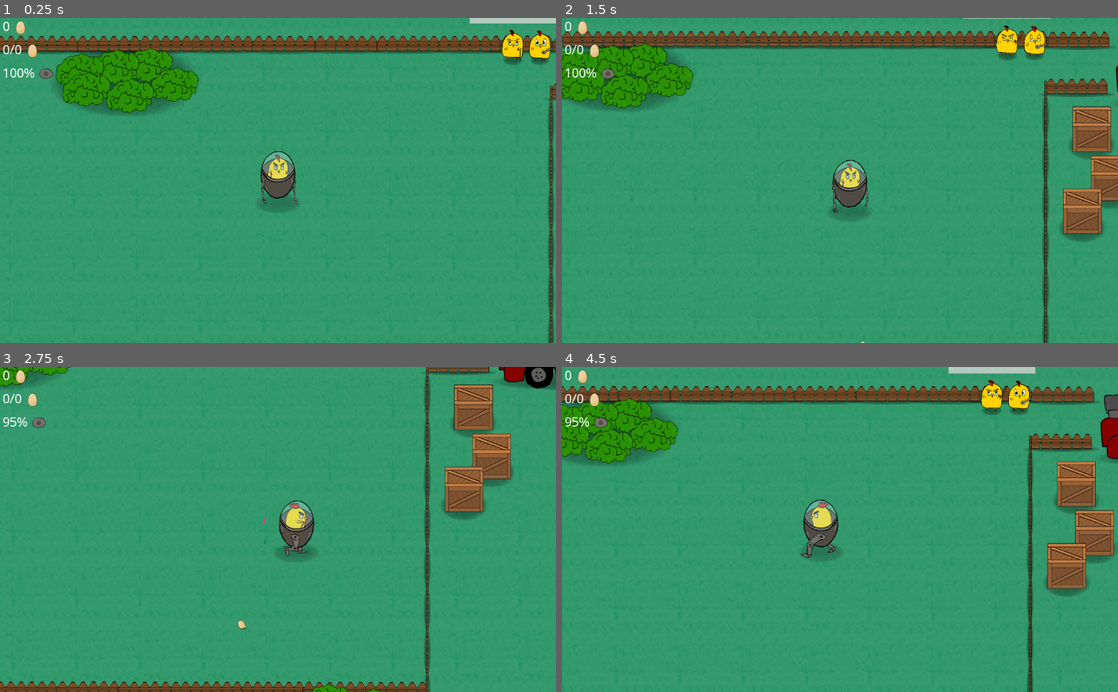
Above: before the commit, frames 1-4 (two rows, left to right).
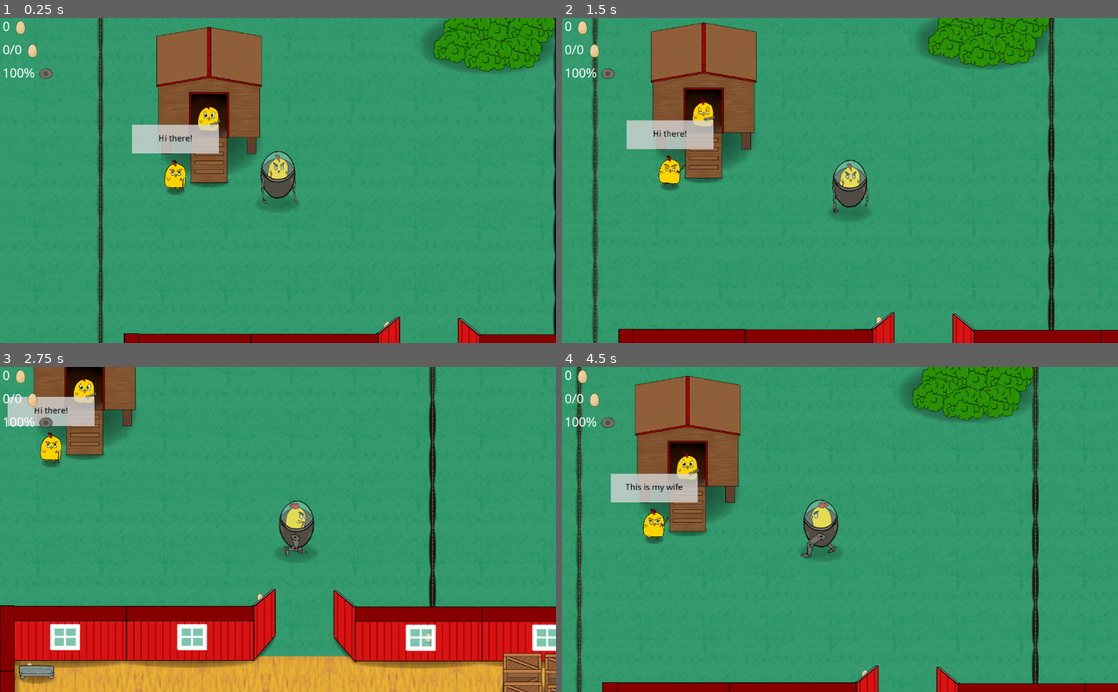
Above: after the commit, the same moments.

Repository: CiaranWoodward/LD46
Game: Godot game, scene res://Levels/FarmLevel.tscn
Two runs of this game, one before a commit and one after it. Both use one fixed random seed, a clock stepped at 60 frames per second and the inputs below. The engine's default icon, where the game draws it, is replaced by a stand-in: a white triangle on a blue panel in a dark square. Sound files missing from this copy of the repository are replaced by a short silence.
Inputs (mouse positions are in pixels of both pictures, inside the frame that each line leads up to):
- Up to frame 1 (0.25 s): no input
- Up to frame 2 (1.5 s): tap Enter (ui_accept) at 0.5, 0.77 s; move the mouse to (962, 164) at 0.52 s; hold Right (player_right) 0.53-1.28 s; tap E (interact) at 0.6 s; click (962, 164) at 0.67 s; move the mouse to (728, 196) at 1.27 s; hold S (player_down) from 1.28 s (still down); click (728, 196) at 1.35 s
- Up to frame 3 (2.75 s): tap Enter (ui_accept) at 1.52 s; move the mouse to (333, 458) at 2.02 s; release S (player_down) at 2.03 s; hold Right (player_right) from 2.03 s (still down); right-click (333, 458) at 2.1 s
- Up to frame 4 (4.5 s): move the mouse to (812, 594) at 2.77 s; release Right (player_right) at 2.78 s; hold W (player_up) 2.78-3.53 s; tap E (interact) at 2.85 s; click (812, 594) at 2.92 s; tap Enter (ui_accept) at 3.02, 3.77 s; move the mouse to (1006, 578) at 3.52 s; hold A (player_left) from 3.53 s (still down); click (1006, 578) at 3.6 s; move the mouse to (673, 480) at 4.27 s; right-click (673, 480) at 4.35 s

The runs differ from the first frame. In frame 1, 22% of the frame differs, in the area x 0-100%, y 0-100%; in frame 2, 27%; in frame 3, 36%; in frame 4, 26%.

Commit message:
Add missing HUD on second/third level

Diff:
--- a/Levels/BatteryFarmLevel.tscn
+++ b/Levels/BatteryFarmLevel.tscn
@@ -14,6 +14,7 @@
 [ext_resource path="res://Chicks/MechChick.tscn" type="PackedScene" id=12]
 [ext_resource path="res://LevelNavMesh.gd" type="Script" id=13]
 [ext_resource path="res://Enemies/Worker.tscn" type="PackedScene" id=14]
+[ext_resource path="res://Menu/HUD.tscn" type="PackedScene" id=15]
 
 [sub_resource type="NavigationPolygon" id=1]
 vertices = PoolVector2Array( 2795.51, 670.26, 2970.97, 833.9, 2986.07, 1052.93, 2804.81, 1045.37, 2070.08, 935.582, 265 …(727 unchanged characters)…
@@ -651,3 +652,5 @@
 
 [node name="NavigationPolygonInstance" type="NavigationPolygonInstance" parent="LevelNavMesh"]
 navpoly = SubResource( 1 )
+
+[node name="HUD" parent="." instance=ExtResource( 15 )]
--- a/Levels/FarmLevel.tscn
+++ b/Levels/FarmLevel.tscn
@@ -131,7 +131,7 @@
 }
 
 [node name="Player" parent="YSort" instance=ExtResource( 3 )]
-position = Vector2( 6100.45, -2414.22 )
+position = Vector2( -619.551, -1454.22 )
 
 [node name="BarnSide" parent="YSort" instance=ExtResource( 2 )]
 position = Vector2( -1024.02, 1085.18 )
--- a/Levels/MarketLevel.tscn
+++ b/Levels/MarketLevel.tscn
@@ -17,6 +17,7 @@
 [ext_resource path="res://Scenery/Truck.tscn" type="PackedScene" id=15]
 [ext_resource path="res://Chicks/MechChick.tscn" type="PackedScene" id=16]
 [ext_resource path="res://Levels/BatteryFarmLevel.tscn" type="PackedScene" id=17]
+[ext_resource path="res://Menu/HUD.tscn" type="PackedScene" id=18]
 
 [sub_resource type="NavigationPolygon" id=1]
 vertices = PoolVector2Array( 1000, 1280, 600, 1200, 4520, 1200, 1040, 1280, 4400, 1600, 2280, 1600, 3440, 1520, 4400, 1 …(795 unchanged characters)…
@@ -1328,3 +1329,5 @@
 
 [node name="NavigationPolygonInstance" type="NavigationPolygonInstance" parent="LevelNavMesh"]
 navpoly = SubResource( 1 )
+
+[node name="HUD" parent="." instance=ExtResource( 18 )]
Not shown: 1 places in Levels/BatteryFarmLevel.tscn that only renumber resources
Not shown: 1 places in Levels/MarketLevel.tscn that only renumber resources
